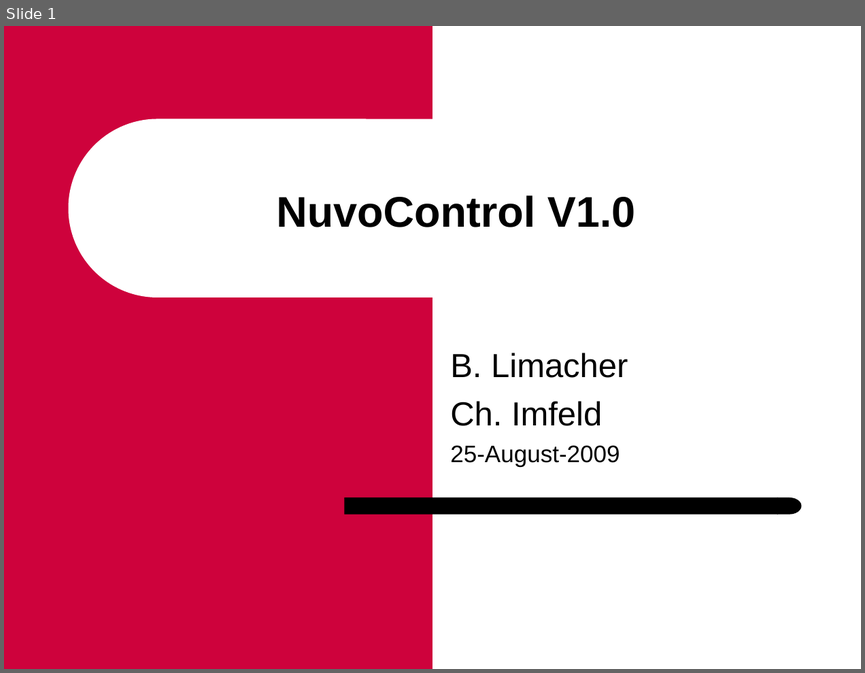
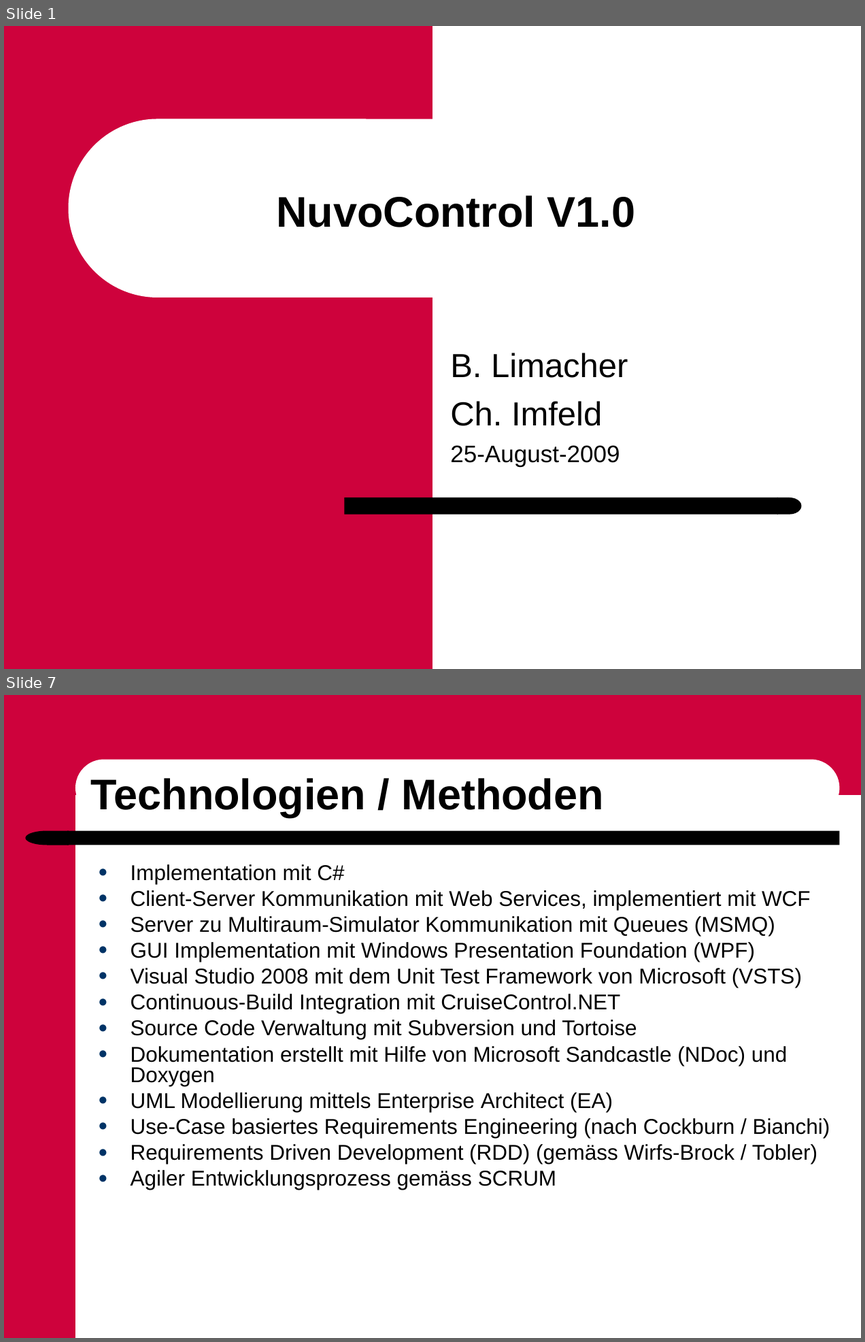
Before and after one commit to ImfeldC/NuvoControl, a slide deck: UserDocumentation/NuvoContro_7100_ProjektPräsentation.ppt. Shown one above the other, each under a label of ours: slide 1 before the commit, slides 1 and 7 after it; the slides between them are not shown. The pictures are 865x673 and 865x1342 pixels, drawn with LibreOffice and Linux fonts; fonts in the diff are those of the drawing; background and template pictures are left out. Boxes give left, top, right and bottom in pixels: in the first picture for what was removed or moved away, otherwise in the second. Text is boxed around its words. In the diff, an @@ line names an element or a change of style, - is before the commit and + after.

```diff
--- a/UserDocumentation/NuvoContro_7100_ProjektPräsentation.ppt
+++ b/UserDocumentation/NuvoContro_7100_ProjektPräsentation.ppt
@@ slide 7 added at box(4, 695, 861, 1338), background #FFFFFF @@
@@ rectangle added at box(4, 695, 75, 1338), fill #CE023C @@
@@ rectangle added at box(68, 695, 861, 795), fill #CE023C @@
@@ rounded rectangle added at box(75, 759, 839, 817), fill #FFFFFF @@
@@ title added at box(91, 778, 604, 817), 36 pt, text #000000, bold @@
+Technologien / Methoden
@@ flow chart delay added at box(26, 830, 69, 845), fill #000000 @@
@@ rounded rectangle added at box(67, 830, 839, 845), fill #000000 @@
@@ text added at box(130, 864, 830, 1189), 18 pt, text #000000 @@
+● Implementation mit C#
+● Client-Server Kommunikation mit Web Services, implementiert mit WCF
+● Server zu Multiraum-Simulator Kommunikation mit Queues (MSMQ)
+● GUI Implementation mit Windows Presentation Foundation (WPF)
+● Visual Studio 2008 mit dem Unit Test Framework von Microsoft (VSTS)
+● Continuous-Build Integration mit CruiseControl.NET
+● Source Code Verwaltung mit Subversion und Tortoise
+● Dokumentation erstellt mit Hilfe von Microsoft Sandcastle (NDoc) und Doxygen
+● UML Modellierung mittels Enterprise Architect (EA)
+● Use-Case basiertes Requirements Engineering (nach Cockburn / Bianchi)
+● Requirements Driven Development (RDD) (gemäss Wirfs-Brock / Tobler)
+● Agiler Entwicklungsprozess gemäss SCRUM
```
Also in this commit, not shown: 5 other slides added, 1 slide removed.
